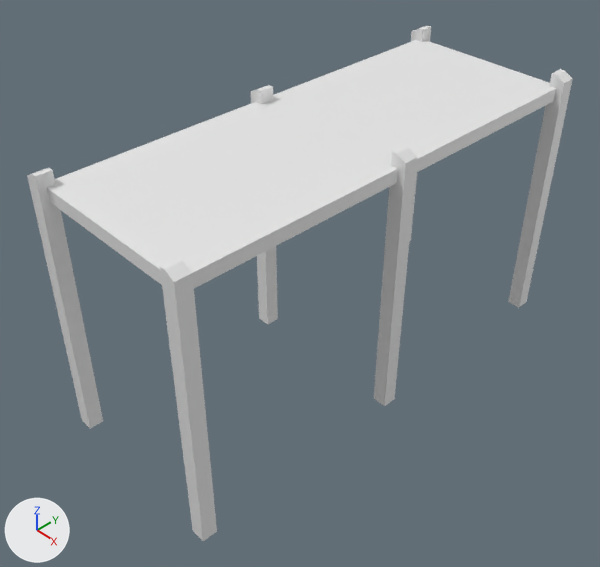
Two versions of the Blender file Models/Jetty.blend, one commit apart.
One viewpoint serves both versions: a 50 mm lens placed at (10.17, -10.33, 7.34), pointed at (-0.04, -0.69, -3.18). The axes (+X, +Y, +Z) are drawn at lower left. The lights are the same throughout.

The first picture shows 'JettyDeck', 'JettyPostCurve', 'JettyPostCurve.001', 'JettyPostCurve.003', 'JettyPostCurve.004', 'JettyPostCurve.005'.
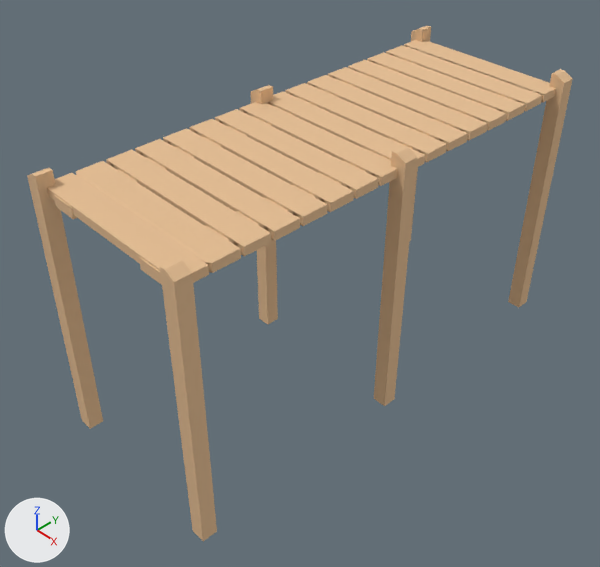
The edits, one by one:
Material 'Wood' (mat_wood) is new.
Its base color is (0.8, 0.524, 0.297) (beige #e7bf94).
Its roughness is 1.0.
me_cube_001 is used by ob_jettydeck; location (0.0, 0.0, 0.0); scale (1.91, 5.0, 0.144).
me_cube_001 had 8 vertices, 6 faces and spanned x -1.0..1.0, y -1.0..1.0, z -1.0..1.0.
me_cube_001 now has 472 vertices, 384 faces and spans x -1.0..1.0, y -1.0..1.0, z -0.38..1.0.
me_cube_001 part 1: 4 vertices removed from x -1.0..1.0, y -1.0..1.0, z -1.0; 468 vertices added at x -1.0..1.0, y -1.0..1.0, z -0.38..1.0.
me_cube_001 now uses material mat_wood (beige #e7bf94).
me_cube_005 has 18 vertices, 16 faces and spans x -1.0..1.0, y -1.0..1.0, z -1.0..1.0.
me_cube_005 now uses material mat_wood (beige #e7bf94).
me_cube_008 has 18 vertices, 16 faces and spans x -1.0..1.0, y -1.0..1.0, z -1.0..1.0.
me_cube_008 now uses material mat_wood (beige #e7bf94).
me_cube_010 has 18 vertices, 16 faces and spans x -1.0..1.0, y -1.0..1.0, z -1.0..1.0.
me_cube_010 now uses material mat_wood (beige #e7bf94).
me_cube_011 has 18 vertices, 16 faces and spans x -1.0..1.0, y -1.0..1.0, z -1.0..1.0.
me_cube_011 now uses material mat_wood (beige #e7bf94).
me_cube_012 has 18 vertices, 16 faces and spans x -1.0..1.0, y -1.0..1.0, z -1.0..1.0.
me_cube_012 now uses material mat_wood (beige #e7bf94).
Object 'Cube.001' (ob_cube_001) is new; it shows a copy of the mesh of ob_jettydeck.
Its location is (1.29, 0.0, 0.0).
Its scale is (0.277, 5.02, 0.113).
Object 'Cube' (ob_cube) is new; it shows a copy of the mesh of ob_jettydeck.
Its location is (-1.22, 0.0, 0.0).
Its scale is (0.277, 5.02, 0.113).

Where the change shows, as pixel boxes (x1, y1, x2, y2) in the pictures (600 x 567 px):
'JettyDeck', reshaped
    before: (47, 40, 556, 288)
    after: (47, 40, 556, 283)
'JettyPostCurve.005', recoloured (grey to beige)
    both: (160, 257, 217, 541)
'JettyPostCurve', recoloured (grey to beige)
    both: (27, 168, 103, 429)
'JettyPostCurve.004', recoloured
    both: (374, 145, 417, 406)
'JettyPostCurve.003', recoloured
    both: (508, 69, 573, 307)
'JettyPostCurve.001', recoloured
    both: (251, 85, 278, 324)
'Cube.001', added (beige)
    after: (139, 82, 532, 285)
'Cube', added
    after: (54, 50, 437, 219)
part 1 of me_cube_001, built on
    before: (47, 89, 556, 288)
    after: (47, 40, 556, 283)
